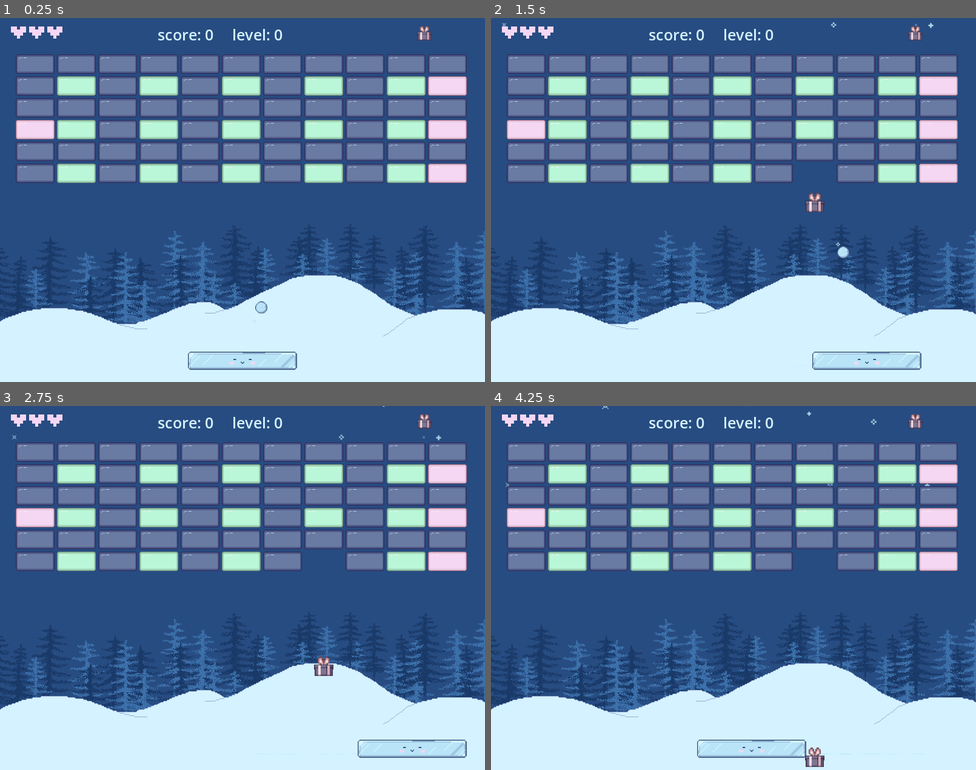
Above: before the commit, frames 1-4 (two rows, left to right).
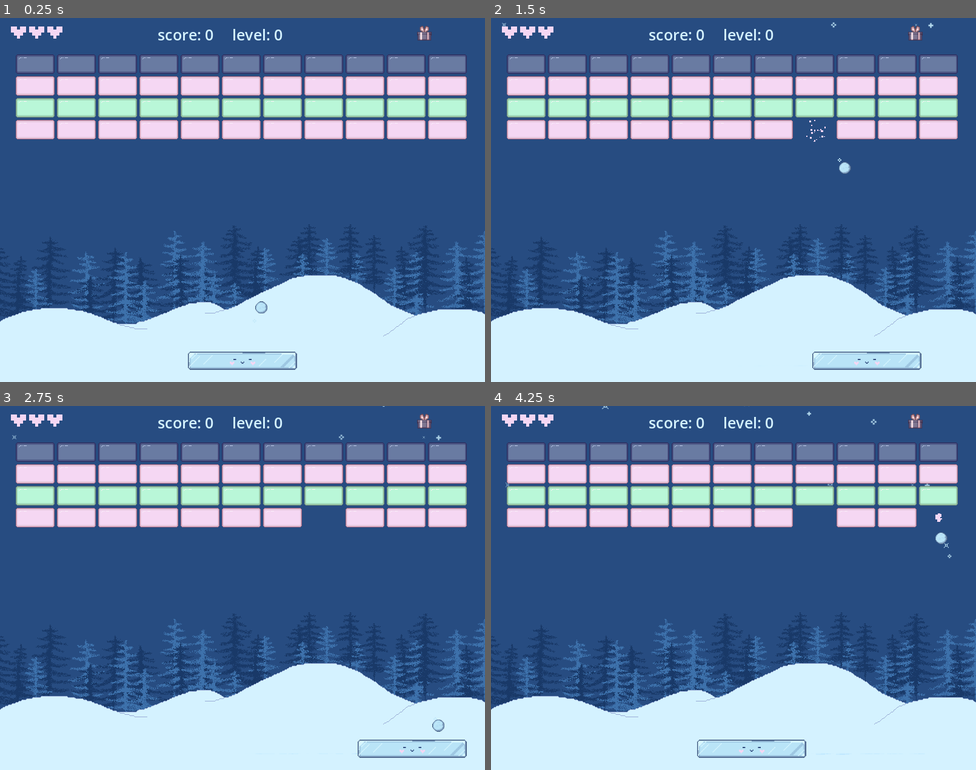
Above: after the commit, the same moments.

Repository: aysieelf/Snow-Break
Game: Godot game, scene res://levels/scenes/main_scene.tscn
The game is run twice, just before and just after one commit, with the same random seed, the same clock (stepped at 60 frames per second) and the same inputs.
Inputs:
- Up to frame 1 (0.25 s): no input
- Up to frame 2 (1.5 s): hold Right (move_right) 0.53-1.28 s; hold A (move_left) from 1.28 s (still down)
- Up to frame 3 (2.75 s): release A (move_left) at 2.03 s; hold Right (move_right) from 2.03 s (still down)
- Up to frame 4 (4.25 s): release Right (move_right) at 3.53 s; hold A (move_left) from 3.53 s (still down)

The runs differ from the first frame. In frame 1, 22% of the frame differs, in the area x 3-97%, y 16-46%; in frame 2, 22%; in frame 3, 22%; in frame 4, 22%, in the area x 3-97%, y 16-100%.

Commit message:
update: constants.gd - add timer constant

Diff:
--- a/winter-splinter/core/utils/constants.gd
+++ b/winter-splinter/core/utils/constants.gd
@@ -65,9 +65,10 @@
 const STRONG_BRICK_MAX_HEALTH = 3
 
 # Scores
-const INITIAL_LEVEL = 15
+const INITIAL_LEVEL = 8
 const INITIAL_HEALTHBAR = 3
 const INITIAL_SCORE = 0
 
 # Powerups
 const FALL_SPEED = 100.0
+const POWERUP_TIMER = 20
